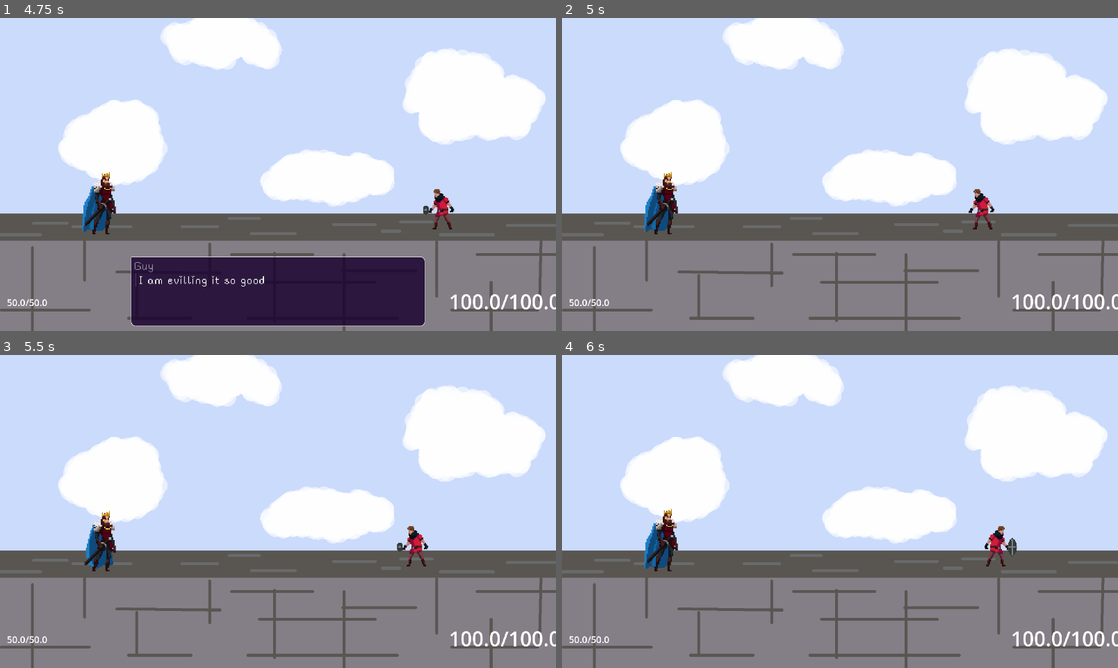
Above: before the commit, frames 1-4 (two rows, left to right).
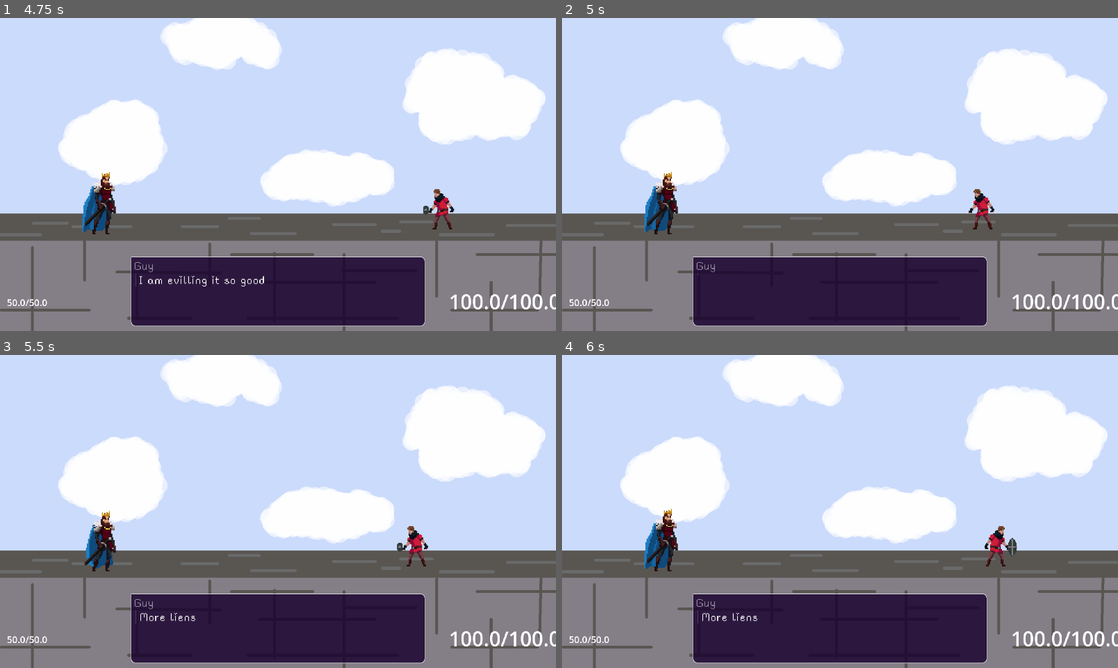
Above: after the commit, the same moments.

Repository: finlaymaltby/WhenTheRain
Game: Godot game, scene res://fights/demo_fight/demo_fight.tscn
The game is run twice, just before and just after one commit, with the same random seed, the same clock (stepped at 60 frames per second) and the same inputs.
Inputs:
- Up to frame 1 (4.75 s): tap Enter (ui_accept) at 0.5, 0.77, 1.52, 3.02, 3.77, 4.52 s; hold D (move_right) 0.53-1.28 s; hold L (defend) 0.53-1.28 s; hold S (move_down) 1.28-2.03 s; tap J (attack) at 1.35, 4.35 s; tap L (defend) at 1.55, 3.05, 4.55 s; hold D (move_right) 2.03-2.78 s; hold L (defend) 2.03-2.78 s; hold W (move_up) 2.78-3.53 s; tap I (select_centre) at 2.85 s; hold L (defend) 3.53-4.28 s; hold A (move_left) from 3.53 s (still down)
- Up to frame 2 (5 s): keep holding A (move_left)
- Up to frame 3 (5.5 s): release A (move_left) at 5.03 s; hold S (move_down) from 5.03 s (still down); hold L (defend) from 5.03 s (still down)
- Up to frame 4 (6 s): release S (move_down) at 5.78 s; release L (defend) at 5.78 s; hold D (move_right) from 5.78 s (still down); tap I (select_centre) at 5.85 s

Frame 1 is identical in both runs. In frame 2, 12% of the frame differs, in the area x 23-77%, y 76-99%; in frame 3, 12%; in frame 4, 12%.

Commit message:
still a long way to go

Diff:
--- a/dialogue/compiler/compiler.gd
+++ b/dialogue/compiler/compiler.gd
@@ -41,9 +41,16 @@
 	was_successful = false
 
 func compile() -> Dialogue:
+	_add_globals()
+	_add_required_objects()
+	if res._using_object:
+		_add_using_object()
+	_verify_interrupt_signals()
+	return dialogue if was_successful else null
+
+func _add_globals():
 	var tree := Engine.get_main_loop() as SceneTree
 	var root := tree.root
-
 	for global in res._global_imports:
 		var global_name := res._global_imports[global]
 		for child in root.get_children():
@@ -53,6 +60,7 @@
 		if not dialogue.object_bindings.has(global_name):
 			throw_error("Could not find autoload '" + global_name + "' in the scene tree")
 
+func _add_required_objects():
 	for script in res._required_objects:
 		var script_name := res._required_objects[script]
 
@@ -72,19 +80,60 @@
 				dialogue.object_bindings[script_name] = unnamed
 
 		if not dialogue.object_bindings.has(script_name):
-			throw_error("Could not find '" + script_name + "' of type " + script.resource_path + " in inputs")
+			throw_error("Could not find '" + script_name + "' of type " + str(script) + " in inputs")
 
-	if res._using_object:
-		for unnamed in _unnamed_inputs:
-			if is_instance_of(unnamed, res._using_object):
-				if dialogue.object_bindings.has("") and dialogue.object_bindings.get("", unnamed) == unnamed:
-					throw_error("Ambigious input for '" + str(res._using_object) + "'")
-				dialogue.object_bindings[""] = unnamed
+func _add_using_object():
+	for unnamed in _unnamed_inputs:
+		if is_instance_of(unnamed, res._using_object):
+			if dialogue.object_bindings.has("") and dialogue.object_bindings.get("", unnamed) == unnamed:
+				throw_error("Ambigious input for '" + str(res._using_object) + "'")
+			dialogue.object_bindings[""] = unnamed
 
-		if not dialogue.using_object:
-			throw_error("Could not find using required object '" + str(res._using_object) + "'")
+	if not dialogue.using_object:
+		throw_error("Could not find using required object '" + str(res._using_object) + "'")
 
-	if not was_successful:
+func try_access(obj_name: String, property_path: String, can_be_null := false) -> Variant:
+	var obj: Object = dialogue.object_bindings.get(obj_name)
+	if not obj:
+		throw_error("Could not find object '" + obj_name + "' to access '" + property_path + "'")
 		return null
+
+	var val = obj.get_indexed(property_path)
+	if not (val or can_be_null):
+		throw_error("Accessing value '" + property_path + "' from '" + obj_name +  "' returned null")
+	return val
+
+func _verify_interrupt_signals() -> void:
+	for line in dialogue.res.lines:
+		for interrupt in line.interrupts:
+			if interrupt.signal_name in dialogue.signal_bindings:
+				continue
+			var sig = try_access(interrupt.obj_name, interrupt.signal_path)
+			if not sig is Signal:
+				throw_error("Interrupt signal '" + interrupt.signal_name + "' is not a Signal")
+
+			dialogue.signal_bindings[interrupt.signal_name] = sig as Signal
+			_set_signal_arg_count(interrupt)
+
+func _set_signal_arg_count(interrupt: DialogueLine.Interrupt) -> void:
+	var root_obj = dialogue.object_bindings[interrupt.obj_name]
+	var path := interrupt.signal_path
+	var signal_parent: Object
+	if interrupt.signal_path.get_subname_count() == 0:
+		signal_parent = root_obj
 	else:
-		return dialogue
+		var signal_parent_path := path.slice(0, -1).get_as_property_path()
+		signal_parent = root_obj.get_indexed(signal_parent_path)
+
+	var signal_arg_count := -1
+	for signal_data in signal_parent.get_signal_list():
+
+		if interrupt.signal_name.ends_with(signal_data["name"]):
+			signal_arg_count = signal_data["args"].size()
+
+	if signal_arg_count == -1:
+		breakpoint
+		push_error("Could not find signal")
+		return
+
+	dialogue._signal_arg_counts[interrupt.signal_name] = signal_arg_count
--- a/dialogue/compiler/parser.gd
+++ b/dialogue/compiler/parser.gd
@@ -12,6 +12,8 @@
 var properties: Array[String]
 var methods: Array[String]
 var signals: Array[String]
+# Stores paths of objects whose properties can't be accessed for static type analysis
+var opaque_paths: Array[String] = []
 
 ## The idx of the first heading (i.e. after all the imports)
 var body_start: int
@@ -20,7 +22,7 @@
 
 var curr_idx: int
 var curr_heading: int
-var curr_interrupts: Dictionary[String, int]
+var curr_interrupts: Dictionary[String, DialogueLine.Interrupt]
 var curr_speaker: String
 
 func _init(_tokens: Array[DLexer.Line], _resource: DialogueResource = null) -> void:
@@ -38,11 +40,15 @@
 
 	while curr_idx < len(tokens) and tokens[curr_idx].type == DLexer.LineType.HEADING:
 		parse_heading_block()
+		resource.lines[-1].next_id = DialogueScript.ID_END
 
 	check_indentation()
 	return resource
 
-func throw_error(msg: String, line: DLexer.Line) -> void:
+func throw_error(msg: String, line: DLexer.Line = null) -> void:
+	if not line:
+		line = tokens[curr_idx]
+
 	push_error('DParser error "', msg, '" found in line ', str(line.line_num),
 				': "', line, '"')
 
@@ -119,22 +125,19 @@
 				add_names(key, constant_map[key], true, line)
 
 	for property in script.get_script_property_list():
-		if qualified:
-			properties.append(name + "." + property.get("name"))
-		else:
-			properties.append(property.get("name"))
+		if property.usage & PROPERTY_USAGE_SCRIPT_VARIABLE:
+			var prop_name: String = name + "." + property.name if qualified else property.name
+			properties.append(prop_name)
+			if property.type == TYPE_OBJECT: # doesn't carry script info so it cannot be verified
+				opaque_paths.append(prop_name)
 
 	for method in script.get_script_method_list():
-		if qualified:
-			methods.append(name + "." + method.get("name"))
-		else:
-			methods.append(method.get("name"))
+		var method_name: String = name + "." + method.name if qualified else method.name
+		methods.append(method_name)
 
 	for sig in script.get_script_signal_list():
-		if qualified:
-			signals.append(name + "." + sig.get("name"))
-		else:
-			signals.append(sig.get("name"))
+		var signal_name: String = name + "." + sig.name if qualified else sig.name
+		signals.append(signal_name)
 
 func parse_imports() -> void:
 	for i in range(len(tokens)):
@@ -158,8 +161,33 @@
 				body_start = i
 				return
 
-func valid_ident(name: String) -> bool:
+func valid_name(name: String) -> bool:
+	for opaque in opaque_paths:
+		if name.begins_with(opaque):
+			return true # default to true if it is not possible to analyse the validity of a property
 	return properties.has(name) or methods.has(name) or signals.has(name)
+
+func get_obj_name(name: String) -> String:
+	if not valid_name(name):
+		throw_error("Cannot access object of invalid name")
+
+	var head := DialogueScript.ident_head(name)
+
+	if head in resource._script_map.keys():
+		return head
+
+	return ""
+
+func get_property_path(name: String) -> String:
+	if not valid_name(name):
+		throw_error("Cannot access property path of invalid name")
+
+	var head := DialogueScript.ident_head(name)
+
+	if head in resource._script_map.keys():
+		return (name.replace(".", ":") as NodePath).get_concatenated_subnames()
+
+	return name.replace(".", ":")
 
 func get_label_id(name: String) -> int:
 	var id := 0
@@ -176,14 +204,11 @@
 	throw_error("Could not find label '" + name + "' in the file", tokens[curr_idx])
 	return -1
 
-func get_curr_data() -> DialogueLine.Data:
-	return DialogueLine.Data.new(curr_heading, curr_interrupts)
-
 func get_curr_id() -> int:
 	return len(resource.lines)
 
 func add_label_line() -> void:
-	resource.lines.append(DialogueLine.new(get_curr_id(), get_curr_data()))
+	resource.lines.append(DialogueLine.new(get_curr_id(), curr_interrupts.values()))
 
 ## Returns whether continue
 func parse_heading_block() -> void:
@@ -193,7 +218,7 @@
 	curr_heading = get_curr_id()
 	curr_interrupts = {}
 	curr_speaker = ""
-	resource.lines.append(DialogueLine.DLabel.new(get_curr_id(), tokens[curr_idx].val, get_curr_data()))
+	resource.lines.append(DialogueLine.Title.new(get_curr_id(), tokens[curr_idx].val, curr_interrupts.values()))
 
 	curr_idx += 1
 
@@ -219,7 +244,7 @@
 
 	match line.type:
 		DLexer.LineType.LABEL:
-			resource.lines.append(DialogueLine.DLabel.new(get_curr_id(), tokens[curr_idx].val, get_curr_data()))
+			resource.lines.append(DialogueLine.Title.new(get_curr_id(), tokens[curr_idx].val, curr_interrupts.values()))
 			curr_idx += 1
 		DLexer.LineType.CHARACTER:
 			curr_speaker = line.val
@@ -229,10 +254,10 @@
 		DLexer.LineType.EXECUTE:
 			parse_execute()
 		DLexer.LineType.JUMP:
-			resource.lines.append(DialogueLine.Jump.new(get_curr_id(), get_label_id(line.val), get_curr_data()))
+			resource.lines.append(DialogueLine.Jump.new(get_curr_id(), get_label_id(line.val), curr_interrupts.values()))
 			curr_idx += 1
 		DLexer.LineType.JUMP_RET:
-			resource.lines.append(DialogueLine.JumpRet.new(get_curr_id(), get_label_id(line.val), get_curr_data()))
+			resource.lines.append(DialogueLine.JumpRet.new(get_curr_id(), get_label_id(line.val), curr_interrupts.values()))
 			curr_idx += 1
 		DLexer.LineType.TURN:
 			if not curr_speaker:
@@ -240,7 +265,7 @@
 			if is_question():
 				parse_question()
 			else:
-				resource.lines.append(DialogueLine.Turn.new(get_curr_id(), curr_speaker, line.val, get_curr_data()))
+				resource.lines.append(DialogueLine.Turn.new(get_curr_id(), curr_speaker, line.val, curr_interrupts.values()))
 				curr_idx += 1
 		_:
 			did_parse = false
@@ -249,40 +274,43 @@
 
 func parse_interrupt() -> void:
 	var line := tokens[curr_idx]
-	var sig := line.val[0] as String
-
-	if not valid_ident(sig):
-		throw_error("Could not find signal '" + str(sig) + "' in namespace", line)
+	var signal_name := line.val[0] as String
+
+	if not valid_name(signal_name):
+		throw_error("Could not find signal '" + str(signal_name) + "' in namespace", line)
 		curr_idx += 1
 		return
+
 	var label := get_label_id(line.val[1] as String)
-
-	curr_interrupts[sig] = label
+	var interrupt := DialogueLine.InterruptJump.new(
+		get_obj_name(signal_name),
+		get_property_path(signal_name),
+		label)
+
+	curr_interrupts[signal_name] = interrupt
 	curr_idx += 1
 
 func parse_set() -> void:
 	var line := tokens[curr_idx]
 	var var_path := line.val[0] as String
-	if not valid_ident(var_path):
+	if not valid_name(var_path):
 		throw_error("Could not find variable '" + var_path + "' in namespace", line)
 		curr_idx += 1
 		return
-
-	var property: String
-	var obj_name: String
-
-	if DialogueScript.is_ident(var_path):
-		property = var_path # the property is in the local scope
-		obj_name = ""
-	else:
-		obj_name = DialogueScript.ident_head(var_path)
-		property =  DialogueScript.get_property_path(var_path)
 
 	var value := Expression.new()
 	var err := value.parse(line.val[1], resource._script_map.keys())
 	if err != OK:
 		throw_error("Expression parse error: '" + value.get_error_text()+ "'", line)
-	resource.lines.append(DialogueLine.Set.new(get_curr_id(), obj_name, property, value, get_curr_data()))
+
+	resource.lines.append(
+		DialogueLine.Set.new(
+			get_curr_id(),
+			get_obj_name(var_path),
+			get_property_path(var_path),
+			value,
+			curr_interrupts.values()))
+
 	curr_idx += 1
 
 func parse_execute() -> void:
@@ -291,7 +319,13 @@
 	var err := expr.parse(line.val, resource._script_map.keys())
 	if err != OK:
 		throw_error("Expression parse error: '" + expr.get_error_text()+ "'", line)
-	resource.lines.append(DialogueLine.Execute.new(get_curr_id(), expr, get_curr_data()))
+
+	resource.lines.append(
+		DialogueLine.Execute.new(
+			get_curr_id(),
+			expr,
+			curr_interrupts.values()))
+
 	curr_idx += 1
 
 func is_question() -> bool:
@@ -303,7 +337,14 @@
 func parse_question() -> void:
 	var line := tokens[curr_idx]
 	var responses: Array[int] = []
-	resource.lines.append(DialogueLine.Question.new(get_curr_id(), curr_speaker, line.val, responses, get_curr_data()))
+	resource.lines.append(
+		DialogueLine.Question.new(
+			get_curr_id(),
+			curr_speaker,
+			line.val,
+			responses,
+			curr_interrupts.values()))
+
 	curr_idx += 1
 
 	while curr_idx < len(tokens):
@@ -327,7 +368,12 @@
 	var response: String = tokens[curr_idx].val
 	var response_id := get_curr_id()
 	var response_indent := tokens[curr_idx].indent
-	resource.lines.append(DialogueLine.Response.new(get_curr_id(), response, get_curr_data()))
+	resource.lines.append(
+		DialogueLine.Response.new(
+			get_curr_id(),
+			response,
+			curr_interrupts.values()))
+
 	curr_idx += 1
 
 	while curr_idx < len(tokens) and tokens[curr_idx].indent > response_indent:
--- a/dialogue/dialogue.gd
+++ b/dialogue/dialogue.gd
@@ -1,11 +1,19 @@
 class_name Dialogue extends Node
+
+signal interrupted
 
 ## The corresponding instance of the object referred to by the string name in the file
 var object_bindings: Dictionary[String, Object]
+var signal_bindings: Dictionary[String, Signal]
+var _signal_arg_counts: Dictionary[String, int]
 
 var res: DialogueResource
 
-var _curr_id: int
+var _curr_id: int:
+	set(val):
+		update_interrupts(val)
+		_curr_id = val
+
 var _curr_line: DialogueLine:
 	get:
 		return res.lines[_curr_id]
@@ -14,6 +22,7 @@
 		_curr_line = val
 
 var curr_turn: DialogueLine.Turn
+var _curr_interrupts: Array[DialogueLine.Interrupt]
 
 func _init(resource: DialogueResource, _object_bindings: Dictionary[String, Object]) -> void:
 	res = resource
@@ -43,19 +52,22 @@
 func next() -> void:
 	if is_finished():
 		return
-	_curr_id += 1
-	await run_until_turn()
+
+	run_until_turn()
+
+func run() -> void:
+	_curr_id = _curr_line.next_id
+
+	if _curr_line is DialogueLine.Mutation:
+		await _curr_line.run_mutation(self)
 
 func run_until_turn() -> void:
 	while not is_finished():
+		run()
+
 		if _curr_line is DialogueLine.Turn:
 			curr_turn = _curr_line
 			return
-
-		if _curr_line is DialogueLine.Mutation:
-			await _curr_line.run_mutation(self)
-
-		_curr_id = _curr_line.next_id
 
 func get_responses() -> Array[DialogueLine.Response]:
 	if not curr_turn is DialogueLine.Question:
@@ -81,3 +93,18 @@
 
 func is_finished() -> bool:
 	return _curr_id >= len(res.lines) or _curr_id == DialogueScript.ID_END
+
+func update_interrupts(next_id: int) -> void:
+	for interrupt in _curr_interrupts:
+		signal_bindings[interrupt.signal_name].disconnect(_on_interrupt)
+
+	for interrupt in res.lines[next_id].interrupts:
+		var sig := signal_bindings[interrupt.signal_name]
+		var args := _signal_arg_counts[interrupt.signal_name]
+		sig.connect(_on_interrupt.bind(interrupt).unbind(args))
+
+	_curr_interrupts = res.lines[next_id].interrupts
+
+func _on_interrupt(interrupt: DialogueLine.Interrupt) -> void:
+	interrupt.run_mutation(self)
+	interrupted.emit()
--- a/dialogue/dialogue_line.gd
+++ b/dialogue/dialogue_line.gd
@@ -1,79 +1,76 @@
 class_name DialogueLine extends RefCounted
 
-class Data extends RefCounted:
-	## The id of the heading that the line is under
-	var heading: int
-	var interrupts: Dictionary[String, int]
-
-	func _init(_heading: int, _interrupts: Dictionary[String, int]) -> void:
-		heading = _heading
-		interrupts = _interrupts.duplicate()
-
-	func _to_string() -> String:
-		return "/" + str(heading) + "/" + str(interrupts)
+const _DISPLAY_BODY_LEN := 50
 
 var id: int
 var next_id: int
-var data: Data
+var interrupts: Array[Interrupt]
 
-func _init(_id: int, _data: Data) -> void:
+func _init(_id: int, _interrupts: Array[Interrupt]) -> void:
 	id = _id
-	next_id = id+1
-	data = _data
+	next_id = id + 1
+	interrupts = _interrupts
 
 func _to_string() -> String:
-	return str(id) + ": " + str(data)
+	var left :=  "%2d: " % id + __to_string()
 
-class DLabel extends DialogueLine:
+	return left.rpad(_DISPLAY_BODY_LEN, " ") + " (=>" + str(next_id) + ") " + str(interrupts)
+
+func __to_string() -> String:
+	push_error("override")
+	return ""
+
+class Title extends DialogueLine:
 	var name: String
-	func _init(_id: int, _name: String, _data: Data) -> void:
+
+	func _init(_id: int, _name: String, _interrupts: Array[Interrupt]) -> void:
 		id = _id
-		next_id = id+1
+		next_id = id + 1
 		name = _name
-		data = _data
+		interrupts = _interrupts.duplicate()
 
-	func _to_string() -> String:
-		return str(id) + ": " + name + " " + str(data)
+	func __to_string() -> String:
+		return "TITLE " + name
 
 class Turn extends DialogueLine:
 	var speaker: String
 	var text: String
 	var time: int = -1
 
-	func _init(_id: int, _speaker: String, _text: String, _data: Data) -> void:
+	func _init(_id: int, _speaker: String, _text: String, _interrupts: Array[Interrupt]) -> void:
 		id = _id
-		next_id = id+1
+		next_id = id + 1
 		speaker = _speaker
 		text = _text
-		data = _data
+		interrupts = _interrupts
 
-	func _to_string() -> String:
-		return str(id) + ": " + "'" + speaker + "' says '" + text + "' " + str(data)
+	func __to_string() -> String:
+		return "TURN '" + speaker + "' - '" + text + '"'
 
 class Question extends Turn:
 	var responses: Array[int]
 
-	func _init(_id: int, _speaker: String, _text: String, _responses: Array[int],  _data: Data) -> void:
+	func _init(_id: int, _speaker: String, _text: String, _responses: Array[int],  _interrupts: Array[Interrupt]) -> void:
 		id = _id
-		next_id = id+1
+		next_id = id + 1
 		speaker = _speaker
 		text = _text
 		responses = _responses
-		data = _data
+		interrupts = _interrupts
 
-	func _to_string() -> String:
-		return str(id) + ": '" + speaker + "' asks '" + text + "' " + str(responses) + " " + str(data)
+	func __to_string() -> String:
+		return "QUESTION '" +speaker + "' - '" + text + "' " + str(responses)
 
 class Response extends DialogueLine:
 	var text: String
-	func _init(_id: int, _text: String, _data: Data) -> void:
+	func _init(_id: int, _text: String, _interrupts: Array[Interrupt]) -> void:
 		id = _id
-		next_id = id+1
+		next_id = id + 1
 		text = _text
-		data = _data
+		interrupts = _interrupts
 
-	func _to_string() -> String:
-		return str(id) + ": response '" + text + "' " + str(data)
+	func __to_string() -> String:
+		return  "RESPONSE '" + text + "'"
 
 class Mutation extends DialogueLine:
 	func run_mutation(dialogue: Dialogue) -> void:
@@ -89,12 +86,12 @@
 	var property: String
 	var value: Expression
 
-	func _init(_id: int, _obj_name: String, _property: String, _value: Expression, _data: Data) -> void:
+	func _init(_id: int, _obj_name: String, _property_path: String, _value: Expression, _interrupts: Array[Interrupt]) -> void:
 		id = _id
-		next_id = id+1
-		data = _data
+		next_id = id + 1
+		interrupts = _interrupts
 		obj_name = _obj_name
-		property = _property
+		property = _property_path
 		value = _value
 
 	func run_mutation(dialogue: Dialogue) -> void:
@@ -106,36 +103,67 @@
 			else:
 				obj.set_indexed(property, result)
 
-	func _to_string() -> String:
-		return str(id) + ": SET " + obj_name + ".get(" + property + ") " + " = " + str(value) + str(data)
+	func __to_string() -> String:
+		return "SET " + obj_name + ".(" + property + ") = " + DialogueScript.expr_to_string(value)
 
 class Execute extends Mutation:
 	var expr: Expression
-	func _init(_id: int, _expr: Expression, _data: Data) -> void:
+	func _init(_id: int, _expr: Expression, _interrupts: Array[Interrupt]) -> void:
 		id = _id
 		next_id = id+1
 		expr = _expr
-		data = _data
+		interrupts = _interrupts
 
 	func run_mutation(dialogue: Dialogue) -> void:
 		var _result = expr.execute(dialogue.object_bindings.values(), dialogue.object_bindings.get("", null))
 		if expr.has_execute_failed():
 			push_error("Execution error '" + expr.get_error_text() + "' in " + str(self))
 
-	func _to_string() -> String:
-		return str(id) + ": EXECUTE " + str(expr) + str(data)
+	func __to_string() -> String:
+		return "EXEC " + DialogueScript.expr_to_string(expr)
 
 
 class Jump extends DialogueLine:
-	func _init(_id: int, _jump_id: int, _data: Data) -> void:
+	func _init(_id: int, _jump_id: int, _interrupts: Array[Interrupt]) -> void:
 		id = _id
 
 		next_id = _jump_id
-		data = _data
+		interrupts = _interrupts
 
-	func _to_string() -> String:
-		return str(id) + ": ( => " + str(next_id) + ") " + str(data)
+	func __to_string() -> String:
+		return ""
 
 class JumpRet extends Jump:
 	func _to_string() -> String:
-		return str(id) + ": ( =>< " + str(next_id) + ") " + str(data)
+		return str(id) + ": (=><" + str(next_id) + ")" + str(interrupts)
+
+
+class Interrupt extends RefCounted:
+	var obj_name: String
+	var signal_path: NodePath
+	var signal_name: String
+
+	func run_mutation(dialogue: Dialogue) -> void:
+		push_error("override in subclass")
+
+	func _to_string() -> String:
+		return "?" + obj_name + ".(" + str(signal_path) + ")" + __to_string()
+
+	func __to_string() -> String:
+		push_error("override")
+		return ""
+
+class InterruptJump extends Interrupt:
+	var jump_id: int
+	func _init(_obj_name: String, _signal_path: String, _jump_id) -> void:
+		obj_name = _obj_name
+		signal_path = _signal_path
+		jump_id = _jump_id
+
+		signal_name = obj_name + ":" + str(signal_path)
+
+	func run_mutation(dialogue: Dialogue) -> void:
+		dialogue._curr_id = jump_id
+
+	func __to_string() -> String:
+		return "=>" + str(jump_id)
--- a/dialogue/dialogue_resource.gd
+++ b/dialogue/dialogue_resource.gd
@@ -32,6 +32,7 @@
 ## Returns an error message
 func add_global(global: Script, name: String) -> String:
 	_global_imports[global] = name
+	add_script(name, global)
 	return ""
 
 ## Returns an error message
@@ -40,6 +41,7 @@
 		if _required_objects.get(script) == alias:
 			return "You must qualify names when requiring more than one instance of the same type"
 	_required_objects[script] = alias
+	add_script(alias, script)
 	return ""
 
 func add_script(name: String, script: Script) -> void:
--- a/dialogue/dialogue_script.gd
+++ b/dialogue/dialogue_script.gd
@@ -12,17 +12,5 @@
 func ident_last(ident: String) -> String:
 	return ident.split(".")[-1]
 
-## a.b.c.d -> b:c:d
-func get_property_path(ident: String) -> String:
-	var path := ident.replace(".", ":")
-	var node_path := path as NodePath
-	return node_path.get_concatenated_subnames()
-
-func _ready() -> void:
-	var body := CombatBody.new()
-	var p3e := PEvent.new(PEvent.State.new(body, null))
-	p3e.get_indexed(":state:body")
-
-	var expr := Expression.new()
-	expr.parse("pe.state.body", ["pe"])
-	expr.execute([p3e])
+func expr_to_string(expr: Expression) -> String:
+	return "EXPR"
--- a/fights/demo_fight/combat_demo_angry_guy.gd
+++ b/fights/demo_fight/combat_demo_angry_guy.gd
@@ -21,6 +21,7 @@
 	dialogue = Dialogue.compile_from_raw(dialogue_path, [self, enemy_close], {})
 
 	balloon.start(dialogue, "START")
+	enemy_very_close.firing.connect(print.bind("hi"))
 
 	get_tree().create_timer(2).timeout.connect(swing)
 
--- a/ui/dialogue/scripts/dialogue_balloon.gd
+++ b/ui/dialogue/scripts/dialogue_balloon.gd
@@ -34,6 +34,9 @@
 	is_waiting = false
 	if not dialogue.has_label(title):
 		push_error("No label exists with the given title: ", title)
+	if not dialogue.interrupted.is_connected(_on_dialogue_interrupted):
+		dialogue.interrupted.connect(_on_dialogue_interrupted)
+
 	dialogue.start_at(title)
 	next()
 
@@ -57,6 +60,10 @@
 	if not turn.text.is_empty():
 		dialogue_label.start_typing()
 		await dialogue_label.finished_typing
+
+	if dialogue.is_finished():
+		finish()
+		return
 
 	if turn is DialogueLine.Question:
 		response_menu.responses = dialogue.get_responses()
@@ -85,6 +92,8 @@
 
 ## when there are no lines left in the dialogue dialogue
 func finish() -> void:
+	dialogue.interrupted.disconnect(_on_dialogue_interrupted)
+
 	dialogue = null
 	is_waiting = false
 	hide()
@@ -117,3 +126,7 @@
 func _on_responses_menu_response_selected(response: DialogueLine.Response) -> void:
 	dialogue.pick_response(response)
 	next()
+
+func _on_dialogue_interrupted() -> void:
+	skip()
+	apply_turn()
Not shown, changed: fights/demo_fight/demo_fight_dialogue.txt
Not shown, changed: readme.md
